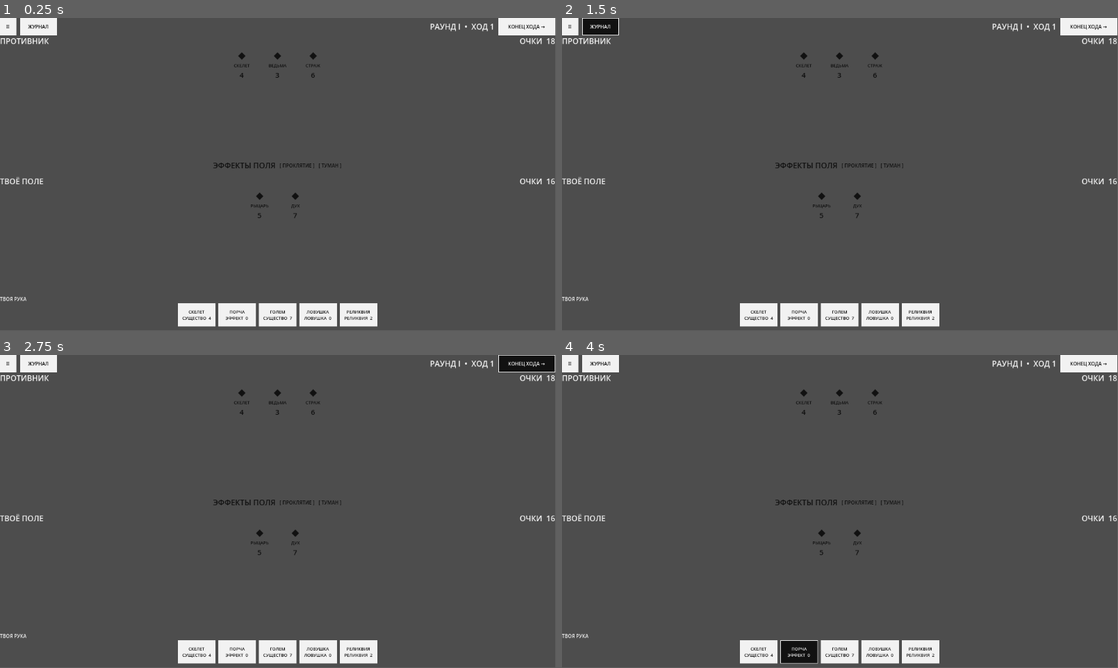
Above: before the commit, frames 1-4 (two rows, left to right).
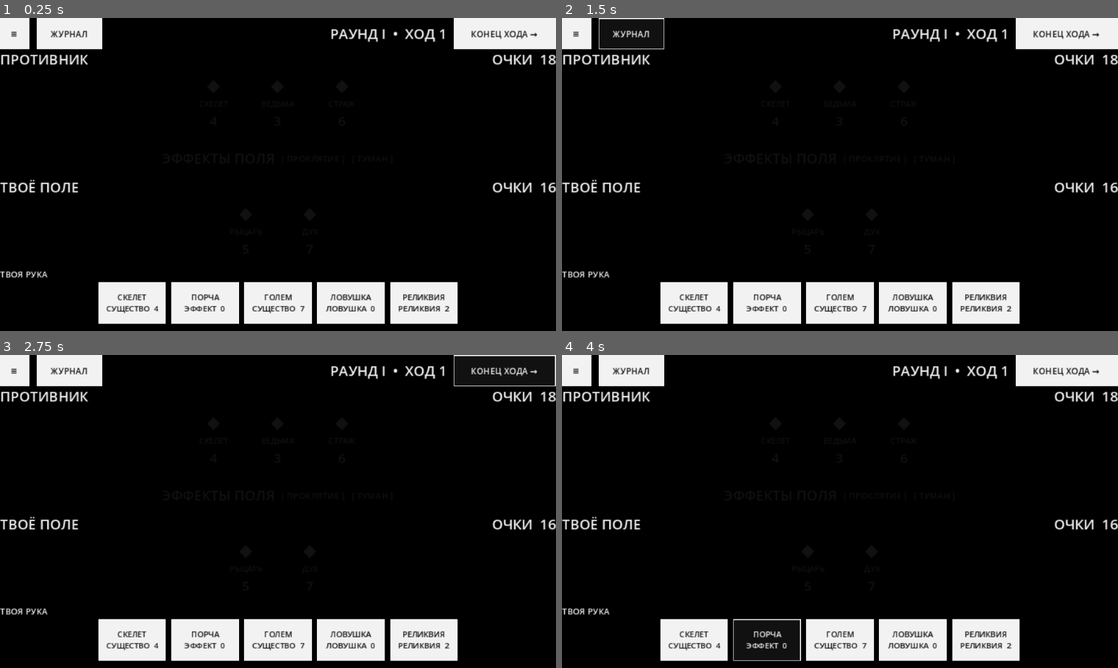
Above: after the commit, the same moments.

Repository: Blyaprint/new-1-bit-kuznya
Game: Godot game, scene res://scenes/battlefield.tscn
Two runs of this game, one before a commit and one after it. Both use one fixed random seed, a clock stepped at 60 frames per second and the inputs below. Before the commit the project has no main scene; this scene is started directly in both runs.
Inputs:
- Up to frame 1 (0.25 s): no input
- Up to frame 2 (1.5 s): click "≡" at 0.5 s; click "ЖУРНАЛ" at 1.25 s
- Up to frame 3 (2.75 s): click "КОНЕЦ ХОДА →" at 2 s
- Up to frame 4 (4 s): click "СКЕЛЕТ СУЩЕСТВО 4" at 2.75 s; click "ПОРЧА ЭФФЕКТ 0" at 3.5 s
In our replay, the window is 799x449 before the commit and 800x450 after it. These sizes can differ from the game's own. Grey fills any space a smaller window leaves; there, only what the larger window draws over its background counts as a difference.

The runs differ from the first frame. In frame 1, 96% of the frame differs, in the area x 0-100%, y 0-100%; in frame 2, 97%; in frame 3, 97%; in frame 4, 97%.

Commit message:
Configure fresh 640x360 1-bit card battler

Diff:
--- a/project.godot
+++ b/project.godot
@@ -1,25 +1,26 @@
-; Engine configuration file.
-; It's best edited using the editor UI and not directly,
-; since the parameters that go here are not all obvious.
-;
-; Format:
-;   [section] ; section goes between []
-;   param=value ; assign values to parameters
+; Godot 4.6 project configuration — fresh 1-bit card battler.
 
 config_version=5
 
 [application]
 
-config/name="NEW_1bit_Kuznya"
+config/name="1-Bit Dungeon Card Battler"
+run/main_scene="res://scenes/battlefield.tscn"
 config/features=PackedStringArray("4.6", "GL Compatibility")
-config/icon="res://icon.svg"
 
-[physics]
+[display]
 
-3d/physics_engine="Jolt Physics"
+window/size/viewport_width=640
+window/size/viewport_height=360
+window/size/window_width_override=1280
+window/size/window_height_override=720
+window/stretch/mode="canvas_items"
 
 [rendering]
 
-rendering_device/driver.windows="d3d12"
 renderer/rendering_method="gl_compatibility"
 renderer/rendering_method.mobile="gl_compatibility"
+textures/default_filters/use_nearest_mipmap_filter=false
+2d/snap/snap_2d_transforms_to_pixel=true
+2d/snap/snap_2d_vertices_to_pixel=true
+environment/defaults/default_clear_color=Color(0, 0, 0, 1)
